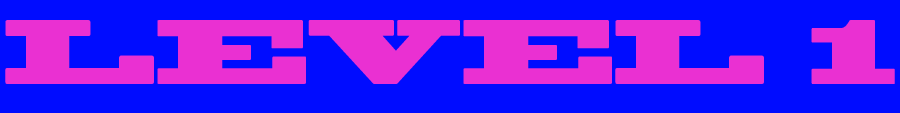
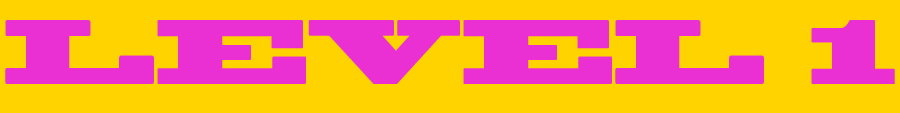
The second 900 x 113 image is a revision of the first. Changes to its layers:
painted on "Layer 1" over 0, 0, 900, 113
